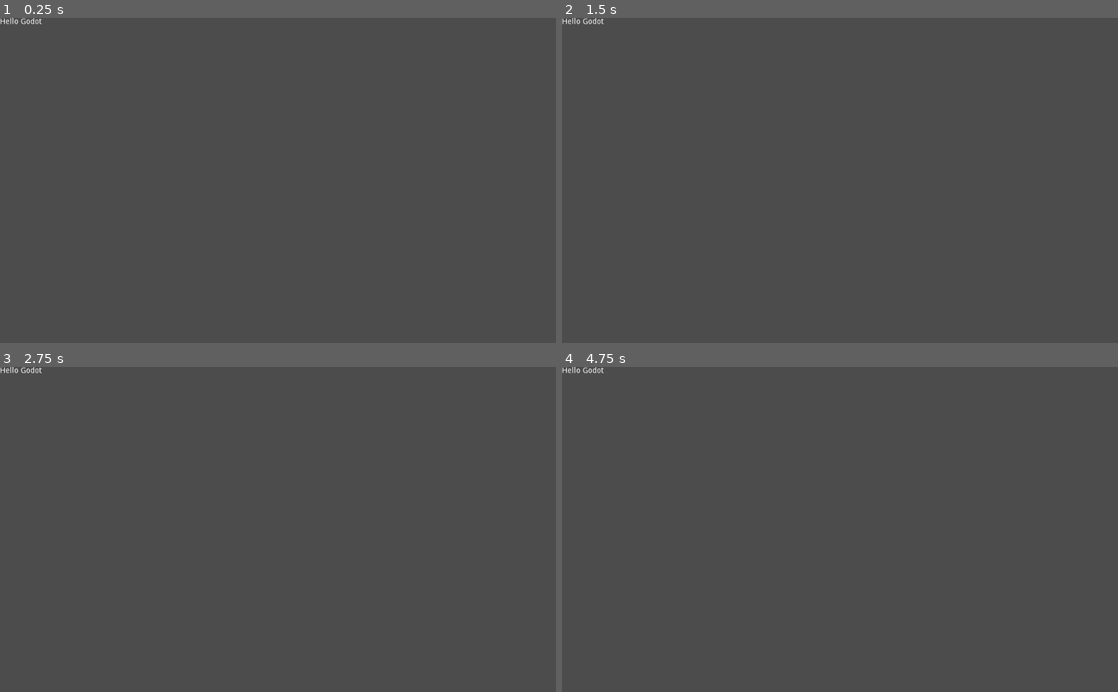
Above: before the commit, frames 1-4 (two rows, left to right).
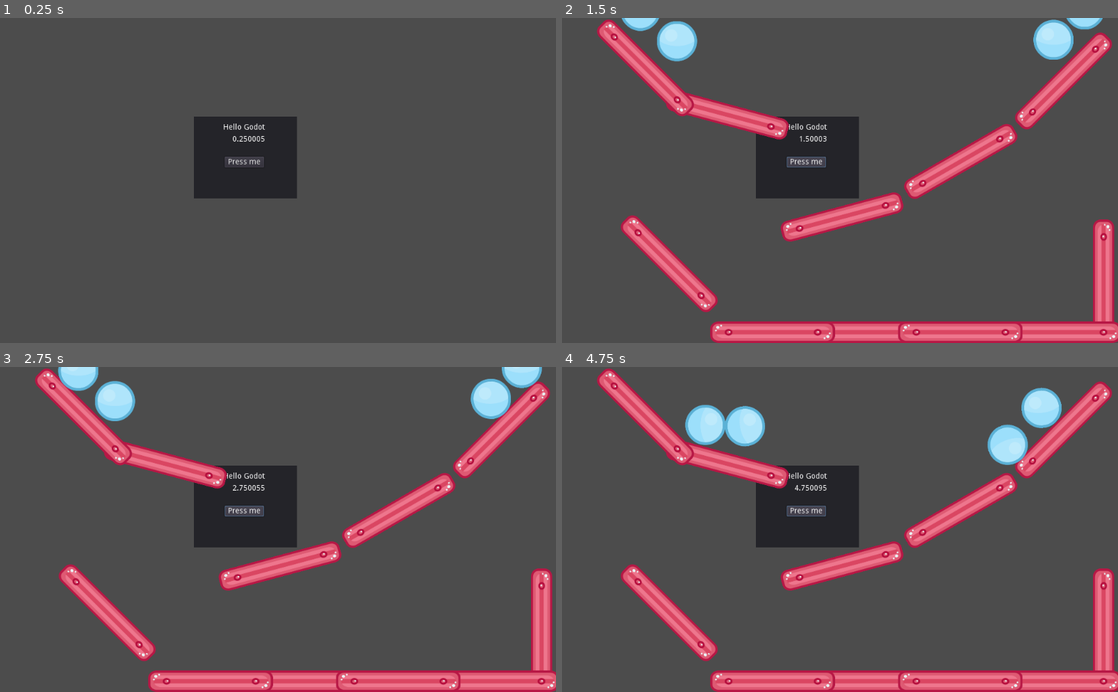
Above: after the commit, the same moments.

Repository: Lalourche/hello-godot
Game: Godot game, scene res://Title.tscn
Two runs of this game, one before a commit and one after it. Both use one fixed random seed, a clock stepped at 60 frames per second and the inputs below.
Inputs (mouse positions are in pixels of both pictures, inside the frame that each line leads up to):
- Up to frame 1 (0.25 s): no input
- Up to frame 2 (1.5 s): click (806, 161) at 0.5 s, where only the run after the commit has a clickable "Press me"; click (806, 161) at 1.25 s, where only the run after the commit has a clickable "Press me"
- Up to frame 3 (2.75 s): click (244, 510) at 2 s, where only the run after the commit has a clickable "Press me"
- Up to frame 4 (4.75 s): no input

The runs differ from the first frame. In frame 1, 4.5% of the frame differs, in the area x 0-54%, y 0-56%; in frame 2, 21%; in frame 3, 21%; in frame 4, 22%, in the area x 0-100%, y 0-100%.

Commit message:
Add game launcher

Diff:
--- a/HelloWalls.tscn
+++ b/HelloWalls.tscn
@@ -13,7 +13,9 @@
 
 [node name="Walls" type="Node" parent="."]
 
-[node name="Wall1" type="StaticBody2D" parent="Walls"]
+[node name="Wall1" type="StaticBody2D" parent="Walls" groups=[
+"WALLS",
+]]
 position = Vector2( 732.559, 265.858 )
 __meta__ = {
 "_edit_group_": true
@@ -30,7 +32,9 @@
 rotation = 1.0472
 shape = SubResource( 1 )
 
-[node name="Wall11" type="StaticBody2D" parent="Walls"]
+[node name="Wall11" type="StaticBody2D" parent="Walls" groups=[
+"WALLS",
+]]
 position = Vector2( 997.461, 489.228 )
 rotation = -1.0472
 __meta__ = {
@@ -48,7 +52,9 @@
 rotation = 1.0472
 shape = SubResource( 1 )
 
-[node name="Wall2" type="StaticBody2D" parent="Walls"]
+[node name="Wall2" type="StaticBody2D" parent="Walls" groups=[
+"WALLS",
+]]
 position = Vector2( 513.679, 368.002 )
 rotation = 0.261799
 __meta__ = {
@@ -66,7 +72,9 @@
 rotation = 1.0472
 shape = SubResource( 1 )
 
-[node name="Wall7" type="StaticBody2D" parent="Walls"]
+[node name="Wall7" type="StaticBody2D" parent="Walls" groups=[
+"WALLS",
+]]
 position = Vector2( 566.435, 580.147 )
 rotation = 0.523599
 __meta__ = {
@@ -84,7 +92,9 @@
 rotation = 1.0472
 shape = SubResource( 1 )
 
-[node name="Wall8" type="StaticBody2D" parent="Walls"]
+[node name="Wall8" type="StaticBody2D" parent="Walls" groups=[
+"WALLS",
+]]
 position = Vector2( 385.719, 580.147 )
 rotation = 0.523599
 __meta__ = {
@@ -102,7 +112,9 @@
 rotation = 1.0472
 shape = SubResource( 1 )
 
-[node name="Wall9" type="StaticBody2D" parent="Walls"]
+[node name="Wall9" type="StaticBody2D" parent="Walls" groups=[
+"WALLS",
+]]
 position = Vector2( 912.153, 580.147 )
 rotation = 0.523599
 __meta__ = {
@@ -120,7 +132,9 @@
 rotation = 1.0472
 shape = SubResource( 1 )
 
-[node name="Wall10" type="StaticBody2D" parent="Walls"]
+[node name="Wall10" type="StaticBody2D" parent="Walls" groups=[
+"WALLS",
+]]
 position = Vector2( 731.437, 580.147 )
 rotation = 0.523599
 __meta__ = {
@@ -138,7 +152,9 @@
 rotation = 1.0472
 shape = SubResource( 1 )
 
-[node name="Wall3" type="StaticBody2D" parent="Walls"]
+[node name="Wall3" type="StaticBody2D" parent="Walls" groups=[
+"WALLS",
+]]
 position = Vector2( 196.023, 452.186 )
 rotation = 1.309
 __meta__ = {
@@ -156,7 +172,9 @@
 rotation = 1.0472
 shape = SubResource( 1 )
 
-[node name="Wall6" type="StaticBody2D" parent="Walls"]
+[node name="Wall6" type="StaticBody2D" parent="Walls" groups=[
+"WALLS",
+]]
 position = Vector2( 922.255, 117.693 )
 rotation = -0.261799
 __meta__ = {
@@ -174,7 +192,9 @@
 rotation = 1.0472
 shape = SubResource( 1 )
 
-[node name="Wall4" type="StaticBody2D" parent="Walls"]
+[node name="Wall4" type="StaticBody2D" parent="Walls" groups=[
+"WALLS",
+]]
 position = Vector2( 302.657, 178.306 )
 rotation = 0.785398
 __meta__ = {
@@ -192,7 +212,9 @@
 rotation = 1.0472
 shape = SubResource( 1 )
 
-[node name="Wall5" type="StaticBody2D" parent="Walls"]
+[node name="Wall5" type="StaticBody2D" parent="Walls" groups=[
+"WALLS",
+]]
 position = Vector2( 152.247, 90.7535 )
 rotation = 1.309
 __meta__ = {
--- /dev/null
+++ b/Title.gd
@@ -0,0 +1,27 @@
+extends Panel
+
+
+# Declare member variables here. Examples:
+var gameScene
+var gameNode: Node
+
+
+# Called when the node enters the scene tree for the first time.
+func _ready():
+	gameScene = preload("res://HelloWalls.tscn")
+	var _err = get_node("Button").connect("pressed", self, "_on_Button_pressed")
+
+
+# Called every frame. 'delta' is the elapsed time since the previous frame.
+func _process(delta):
+	var count = float(get_node("Counter").text)
+	get_node("Counter").text = str(count + delta)
+
+
+func _on_Button_pressed():
+	# Delete previous game if present
+	if gameNode != null && gameNode.is_inside_tree():
+		gameNode.queue_free()
+	# Instanciate game scene
+	gameNode = gameScene.instance()
+	add_child(gameNode)
--- a/Title.tscn
+++ b/Title.tscn
@@ -1,9 +1,61 @@
-[gd_scene format=2]
+[gd_scene load_steps=2 format=2]
 
-[node name="Title" type="Label"]
-margin_right = 40.0
-margin_bottom = 14.0
+[ext_resource path="res://Title.gd" type="Script" id=1]
+
+[node name="TitlePanel" type="Panel"]
+anchor_left = 0.442
+anchor_top = 0.429
+anchor_right = 0.442
+anchor_bottom = 0.429
+margin_left = -95.3577
+margin_top = -75.6567
+margin_right = 94.6423
+margin_bottom = 75.3433
+script = ExtResource( 1 )
+__meta__ = {
+"_edit_group_": true,
+"_edit_use_anchors_": false
+}
+
+[node name="Label" type="Label" parent="."]
+anchor_left = 0.486
+anchor_top = 0.132
+anchor_right = 0.486
+anchor_bottom = 0.132
+margin_left = -38.4406
+margin_top = -7.01397
+margin_right = 38.5594
+margin_bottom = 6.98603
 text = "Hello Godot"
 __meta__ = {
 "_edit_use_anchors_": false
 }
+
+[node name="Button" type="Button" parent="."]
+anchor_left = 0.492
+anchor_top = 0.556
+anchor_right = 0.492
+anchor_bottom = 0.556
+margin_left = -36.0713
+margin_top = -9.97466
+margin_right = 35.9287
+margin_bottom = 10.0253
+text = "Press me"
+__meta__ = {
+"_edit_use_anchors_": false
+}
+
+[node name="Counter" type="Label" parent="."]
+anchor_left = 0.486
+anchor_top = 0.132
+anchor_right = 0.486
+anchor_bottom = 0.132
+margin_left = -37.9952
+margin_top = 15.2585
+margin_right = 39.0048
+margin_bottom = 29.2585
+text = "0"
+align = 2
+__meta__ = {
+"_edit_use_anchors_": false
+}
